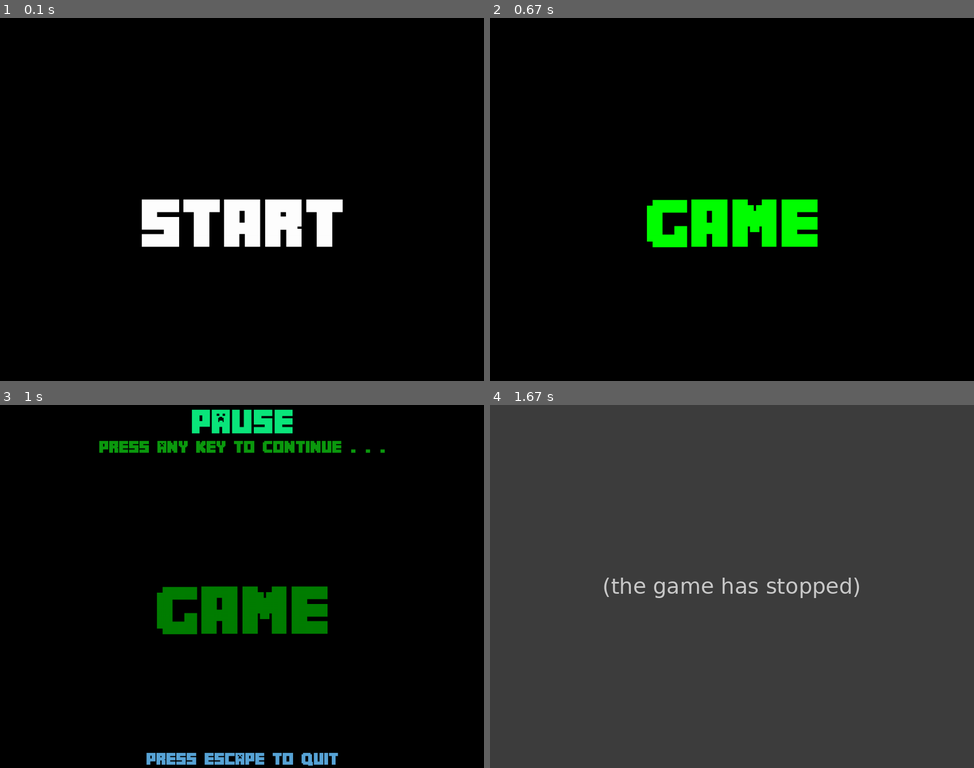
Above: before the commit, frames 1-4 (two rows, left to right).
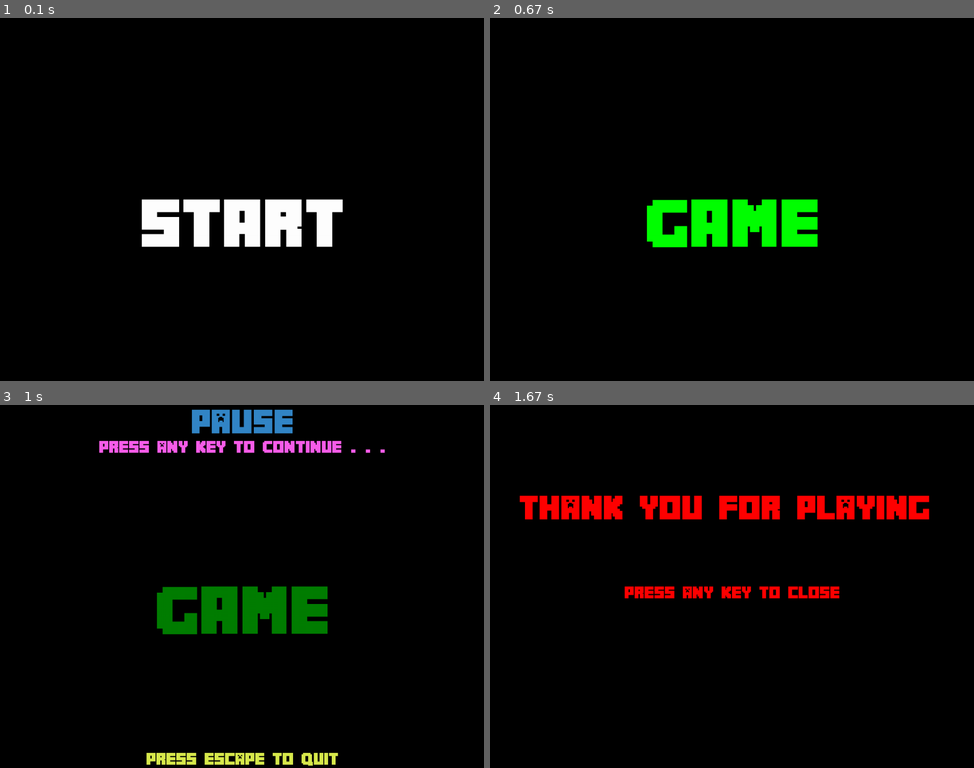
Above: after the commit, the same moments.

Repository: Pappet/Pygame-Template
Game: pygame game, started from Pygame Template/Pygame Template.py
The game is run twice, just before and just after one commit, with the same random seed, the same clock (stepped at 60 frames per second) and the same inputs.
Inputs:
- Up to frame 1 (0.1 s): no input
- Up to frame 2 (0.67 s): tap Enter at 0.33 s
- Up to frame 3 (1 s): hold Esc from 0.67 s (still down)
- Up to frame 4 (1.67 s): release Esc at 1.13 s; tap Esc at 1.17 s

Frames 1-2 are identical in both runs. In frame 3, 3.3% of the frame differs, in the area x 20-80%, y 1-100%; in frame 4, 100%, in the area x 0-100%, y 0-100%.
Before the commit the program exited at 1.17 s; later frames show no game.

Commit message:
Spelling and Formating

Diff:
--- a/Pygame Template/Game.py
+++ b/Pygame Template/Game.py
@@ -1,116 +1,135 @@
 import pygame, sys, random, Color, Utilitys
 from Settings import *
 
+
 class Game:
-    #Initiales The Game
+    # Initialise The Game
     def __init__(self):
-        #Initiales Pygame and the Sound Mixer
+        # Initialise Pygame and the Sound Mixer
         pygame.init()
         pygame.mixer.init()
-        #Generate a Screen to Display stuff
+        # Generate a Screen to Display stuff
         self.screen = pygame.display.set_mode((ScreenWidth, ScreenHeight))
-        #Set the Window Name
+        # Set the Window Name
         pygame.display.set_caption(ScreenTitle)
-        #Load a Font
+        # Load a Font
         self.font = pygame.font.match_font(FONT)
-        #Initiales the Clock to limit the Gamespeed
+        # Initialise the Clock to limit the Gamespeed
         self.clock = pygame.time.Clock()
-        #Is the Game running
+        # Is the Game running
         self.running = True
-        #Is the game paused
+        # Is the game paused
         self.paused = False
-        #Groupe for all Sprites
-        #Do i need this here???
+        # Group for all Sprites
+        # Do i need this here???
         self.all_sprites = pygame.sprite.Group()
 
-    #Generates an new Game
-    #Must reset Variables and stuff
+    # Generates an new Game
+    # Must reset Variables and stuff
     def new(self):
         self.run()
 
-    #The Whole Game
-    #Does it need anything else?
+    # The Whole Game
+    # Does it need anything else?
     def run(self):
-        #Show the Start Screen
-        self.StartScreen()
-        #THE GAMELOOP
+        # Show the Start Screen
+        self.start_screen()
+        # THE GAMELOOP
         while self.running:
             self.clock.tick(FPS)
             self.events()
             self.update()
             self.render()
-        #Show something when the Game is closing
-        self.EndScreen()
-        #Close the Game
+        # Show something when the Game is closing
+        self.end_screen()
+        # Close the Game
         self.close()
 
-    #The Events, like Key pressed and stuff
+    # The Events, like Key pressed and stuff
     def events(self):
-        #Get all Events
+        # Get all Events
         for event in pygame.event.get():
-            #What happens when you click the little X in the upper right corner
+            # What happens when you click the little X in the upper right corner
             if event.type == pygame.QUIT:
                 self.running = False
                 break
             if event.type == pygame.KEYDOWN:
-                #What happens when you click the Escape Key
+                # What happens when you click the Escape Key
                 if event.key == pygame.K_ESCAPE:
                     # Pause the Game
                     self.paused = True
 
-    #Here comes the Gamemechanics
+    # Here comes the Gamemechanics
     def update(self):
         if not self.paused:
             pass
         else:
             pass
 
-    #Rendering the Stuff on the Screen
+    # Rendering the Stuff on the Screen
     def render(self):
-        #Check if the Game is paused
+        # Check if the Game is paused
         if not self.paused:
-            #if not render the normal Game stuff
-            #Reset the screen to all black
+            # if not render the normal Game stuff
+            # Reset the screen to all black
             self.screen.fill(Color.Black)
-            #Just for Testing
+            # Just for Testing
             Utilitys.drawText("GAME", 128, Color.Green, ScreenWidth / 2, ScreenHeight / 2, self.screen)
         else:
-            #if its paused render the Pause Screen
-            self.PauseScreen()
-        #needed for double Buffering
+            # if its paused render the Pause Screen
+            self.pause_screen()
+        # needed for double Buffering
         pygame.display.flip()
 
     # Close The Game
     def close(self):
-        #Shutdown Pygame and Sys
+        # Shutdown Pygame and Sys
         pygame.quit()
         sys.exit()
 
-    # Basic Start Screen with Text Infos
-    def StartScreen(self):
+    # Basic Start Screen with Text Info's
+    def start_screen(self):
         self.screen.fill(Color.Black)
-        Utilitys.drawText("START",128,Color.White,ScreenWidth/2, ScreenHeight/2,self.screen)
+        # Write Some Text
+        Utilitys.drawText("START", 128, Color.White, ScreenWidth / 2, ScreenHeight / 2, self.screen)
         pygame.display.flip()
-        #Waiting until Player presses a Key to Continue
+        # Waiting until Player presses a Key to Continue
         Utilitys.wait_for_key(self, self.paused)
 
-    # Basic End Screen with Text Infos
-    def EndScreen(self):
+    # Basic End Screen with Text Info's
+    def end_screen(self):
         self.screen.fill(Color.Black)
-        Utilitys.drawText("End", 128, Color.Red, ScreenWidth / 2, ScreenHeight / 2, self.screen)
+        # Write Some Text
+        Utilitys.drawText("Thank you for playing!", 64, Color.Red, ScreenWidth / 2, ScreenHeight / 4, self.screen)
+        Utilitys.drawText("press any Key to close", 32, Color.Red, ScreenWidth / 2, ScreenHeight / 2, self.screen)
         pygame.display.flip()
+        # Waiting until Player presses a Key to Continue
+        Utilitys.wait_for_key(self, self.paused)
 
-    # Basic Pause Screen with Text Infos
-    def PauseScreen(self):
+    # Basic Pause Screen with Text Info's
+    def pause_screen(self):
         # Draw an transparent Background over everything else
-        transparentBackground = pygame.Surface((ScreenWidth,ScreenHeight))
+        transparentBackground = pygame.Surface((ScreenWidth, ScreenHeight))
         transparentBackground.set_alpha(128)
         transparentBackground.fill(Color.Black)
-        self.screen.blit(transparentBackground,(0,0))
-        #Write Some Text
-        Utilitys.drawText("Pause", 64, Color.RandomColor(), ScreenWidth / 2, 10, self.screen)
-        Utilitys.drawText("Press any Key to Continue...", 32, Color.RandomColor(), ScreenWidth / 2, 76, self.screen)
-        Utilitys.drawText("Press Escape to Quit", 32, Color.RandomColor(), ScreenWidth / 2, ScreenHeight - 32, self.screen)
+        self.screen.blit(transparentBackground, (0, 0))
+        # Write Some Text
+        Utilitys.drawText("Pause",
+                          64,
+                          Color.RandomColor(),
+                          ScreenWidth / 2,
+                          10,
+                          self.screen)
+        Utilitys.drawText("Press any Key to Continue...", 32,
+                          Color.RandomColor(),
+                          ScreenWidth / 2,
+                          76,
+                          self.screen)
+        Utilitys.drawText("Press Escape to Quit", 32,
+                          Color.RandomColor(),
+                          ScreenWidth / 2,
+                          ScreenHeight - 32,
+                          self.screen)
         pygame.display.flip()
         # Waiting until Player presses a Key to Continue
         Utilitys.wait_for_key(self, self.paused)
